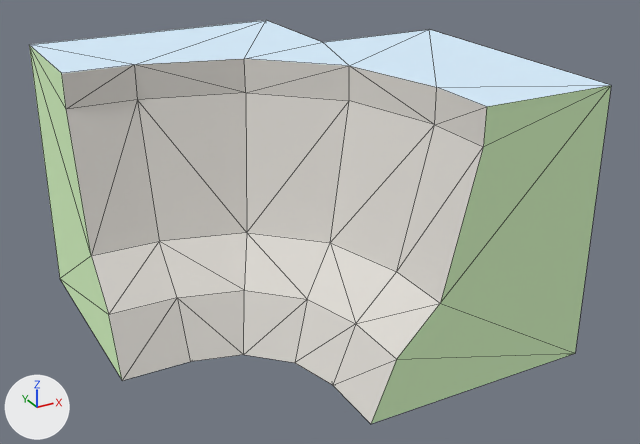
One commit to the glTF model atoms/Wall_Curve_Inner_3x3_Base.glb: the scene before it, then after it.
Both versions are drawn from a 50 mm lens placed at (-281.0, -547.0, 348.0), pointed at (12.0, -15.0, 82.0). Lighting does not change. The marker at lower left points along +X, +Y and +Z. The picture after the commit comes second. Mesh edges are drawn as thin lines. Where no turn or scale is listed for an object, it has been applied to the vertices. Vertices at exactly the same position are counted once.

Names of what the first picture shows: 'Wall_Curve_Inner_3x3_Base'.
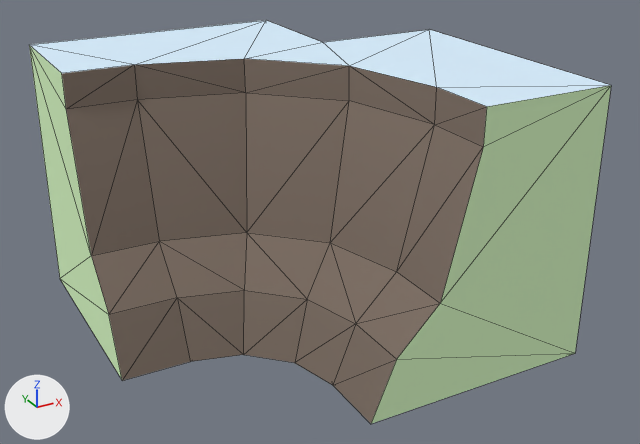
Location of each change, (x1, y1, x2, y2) in pixels of the pictures (640 x 444 px):
'Wall_Curve_Inner_3x3_Base', surface changed (light grey to brown)
    both: (59, 56, 489, 424)
part 1 of me_object64_001, surface changed (grey to brown)
    both: (62, 59, 486, 423)

What changed in the scene script:
```text
Add img_colormap:
    img_colormap = load_image('colormap', '../textures/colormap.png', 512, 512, 'sRGB')
Change mat_cliff_face:
    remove mat_cliff_face.base_color = (0.749, 0.726, 0.682)  # light grey #e0ddd7
    add mat_cliff_face.texture = img_colormap
Change me_object64_001:
    where me_object64_001.from_pydata(...)  # 40 vertices, 76 faces; spans x -150.0..150.0, y -150.0..150.0, z 0.0..200.0
    used by ob_wall_curve_inner_3x3_base; location = (0.0, 0.0, 0.0)
    me_object64_001 part 1: texture (UV) coordinates of 40 of 76 faces, centred in x -133.0..50.0, y -133.0..50.0, z 14.0..192.0, changed; they spanned u 0.0..1.0, v 0.0..1.0 and now span u 0.91..0.91, v 0.07..0.12
```
